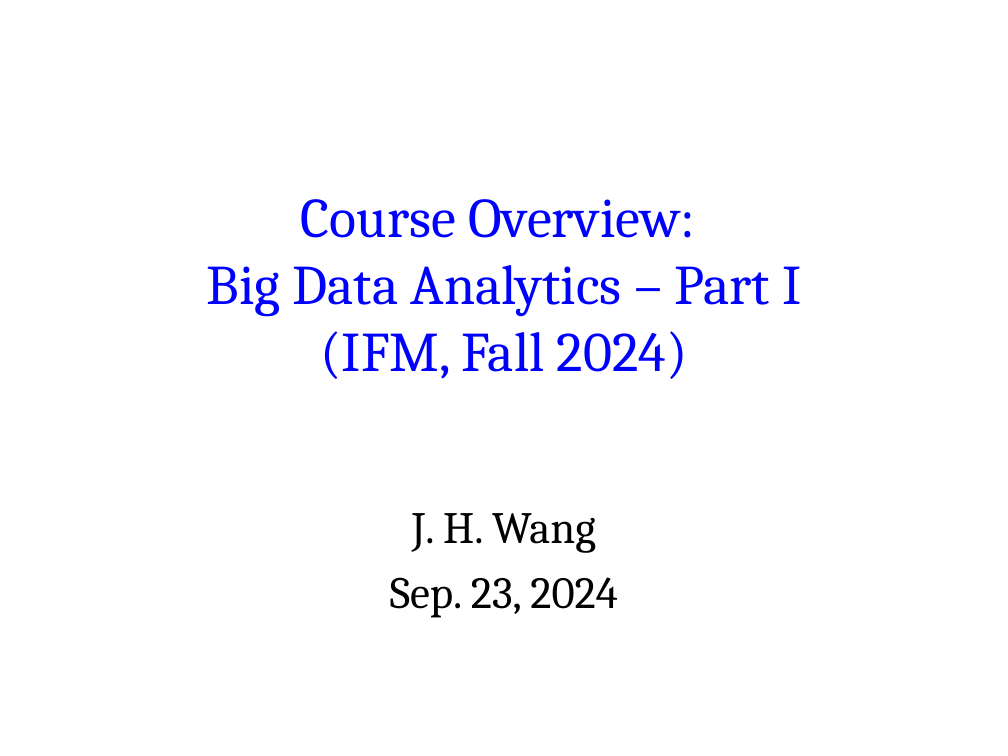
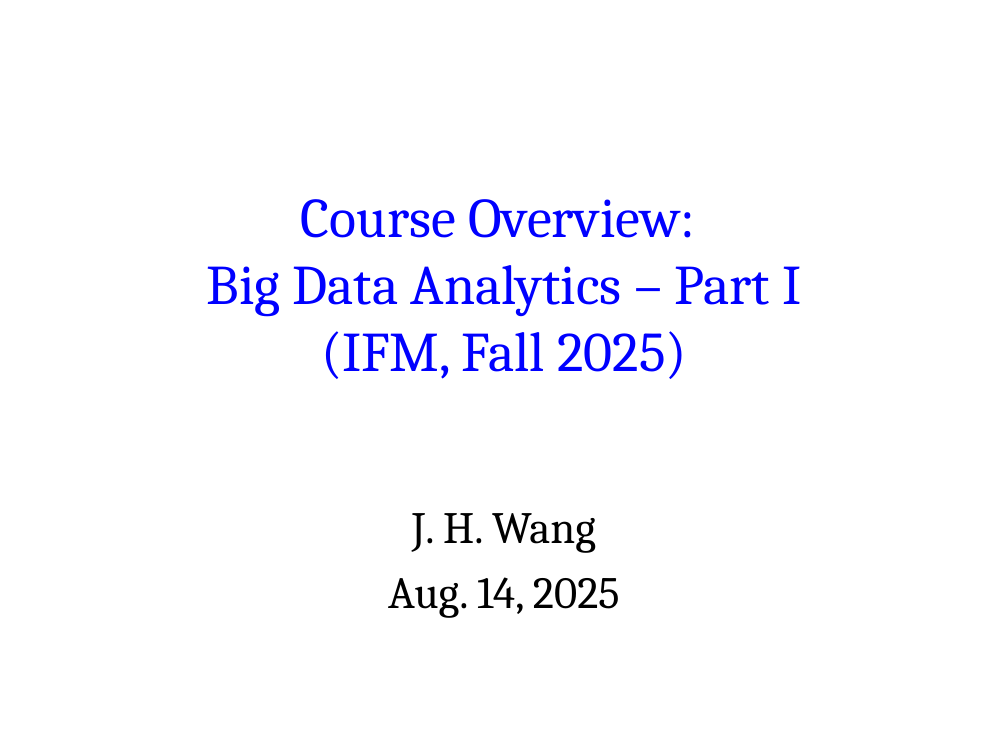
Before and after one commit to chriswjh/chriswjh.github.io, a slide deck: slide 1 of BDA_IFM/00-overview.ppt. Drawn at 1008x756 pixels with LibreOffice and Linux fonts; fonts in the diff are those of the drawing. Boxes give left, top, right and bottom in pixels: in the first picture for what was removed or moved away, otherwise in the second. Text is boxed around its words. In the diff, an @@ line names an element or a change of style, - is before the commit and + after.

```diff
--- a/BDA_IFM/00-overview.ppt
+++ b/BDA_IFM/00-overview.ppt
@@ title at [207, 199, 801, 379]: text changed @@
-Course Overview:
-Big Data Analytics – Part I
-(IFM, Fall 2024)
+Course Overview:
+Big Data Analytics – Part I
+(IFM, Fall 2025)
@@ subtitle at [388, 577, 620, 618]: text changed @@
-Sep. 23, 2024
+Aug. 14, 2025
```
Also in this commit, not shown: 23 other slides changed.
